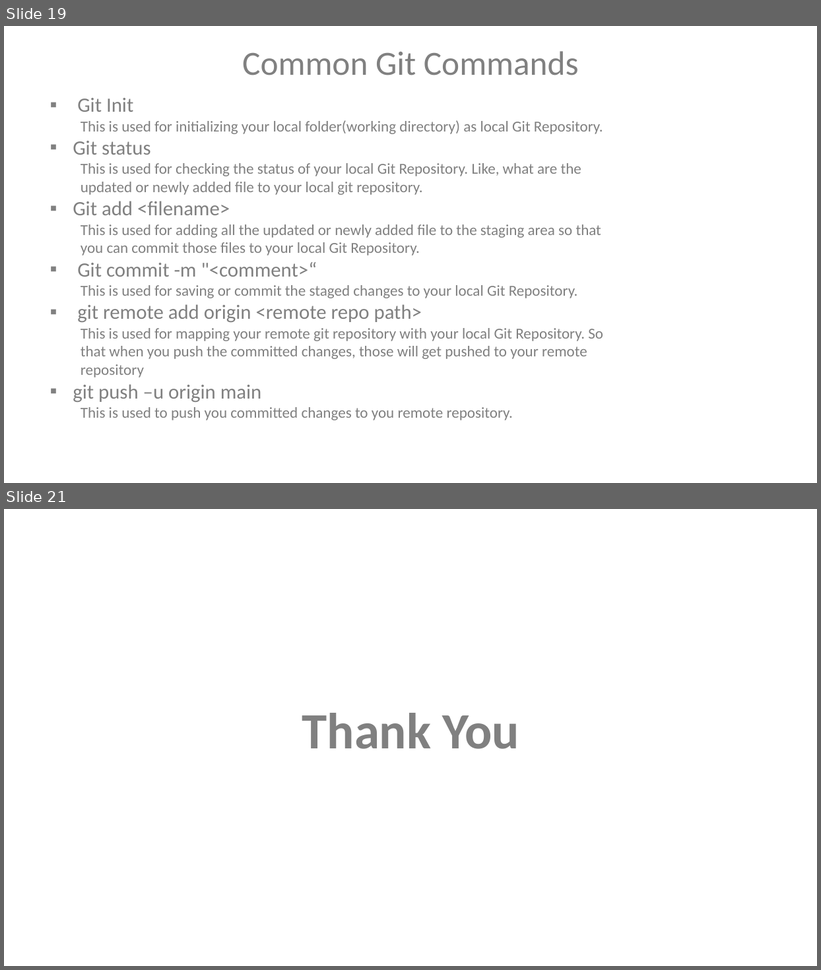
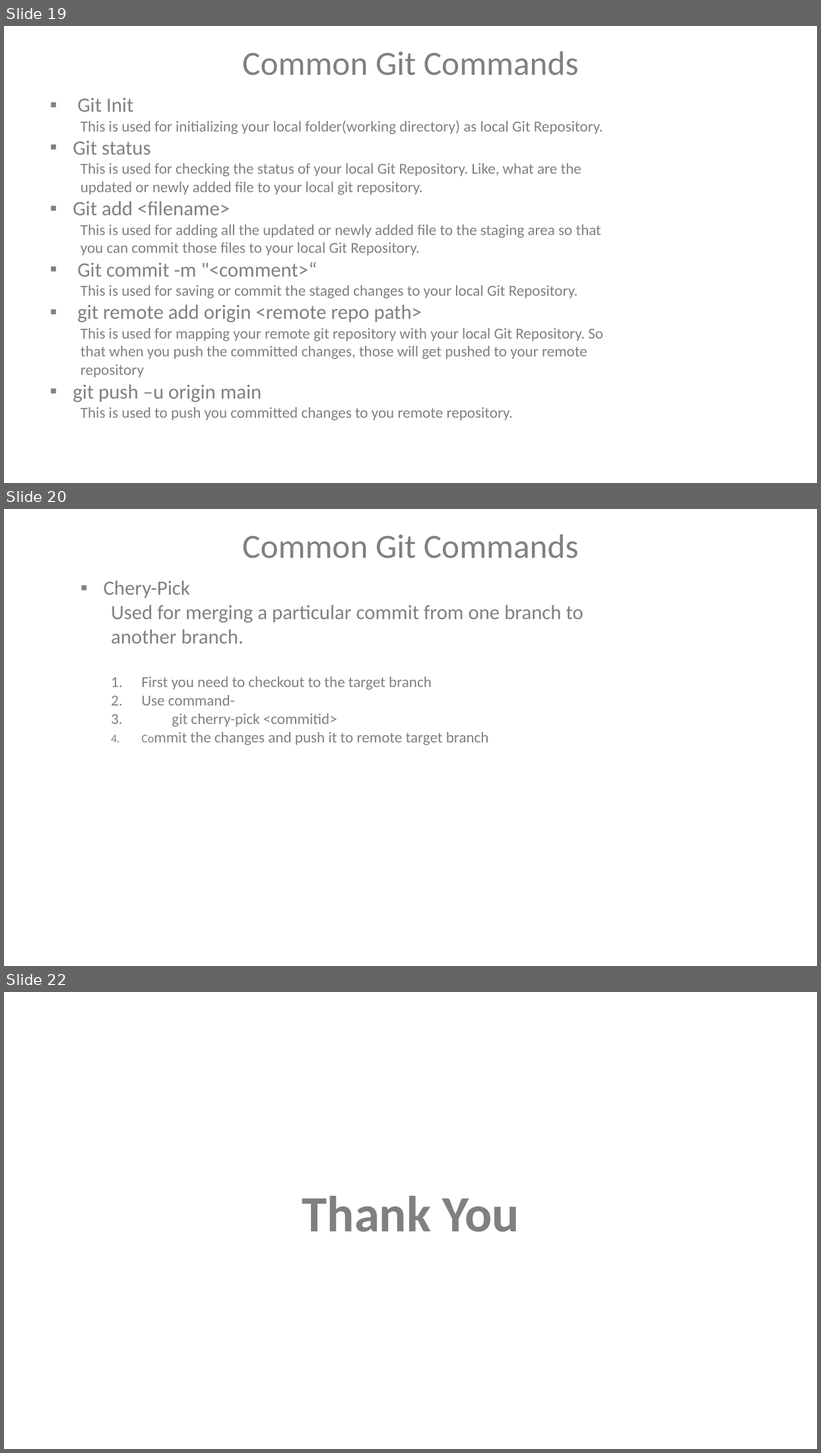
Before and after one commit to VaijinathHarbak/DevOpsDemo, a slide deck: DevOps.pptx. Shown one above the other, each under a label of ours: slides 19 and 21 before the commit, slides 19, 20 and 22 after it; the slides between them are not shown. The pictures are 821x970 and 821x1453 pixels, drawn with LibreOffice and Linux fonts; fonts in the diff are those of the drawing. Boxes give left, top, right and bottom in pixels: in the first picture for what was removed or moved away, otherwise in the second. Text is boxed around its words. In the diff, an @@ line names an element or a change of style, - is before the commit and + after.

```diff
--- a/DevOps.pptx
+++ b/DevOps.pptx
@@ slide 20 added at (x1=4, y1=509, x2=817, y2=966), background #FFFFFF @@
@@ text added at (x1=242, y1=534, x2=579, y2=559), 40 pt, text #808080 @@
+Common Git Commands
@@ text added at (x1=104, y1=580, x2=583, y2=745), 18 pt, text #808080 @@
+  ▪ Chery-Pick
+    Used for merging a particular commit from one branch to another branch.
+    1. First you need to checkout to the target branch
+    2. Use command-
+    3. git cherry-pick <commitid>
+    4. Commit the changes and push it to remote target branch
@@ what was slide 21 is now slide 22 @@
```
Also in this commit, not shown: 1 other slide added, 1 slide removed, 1 other file.
